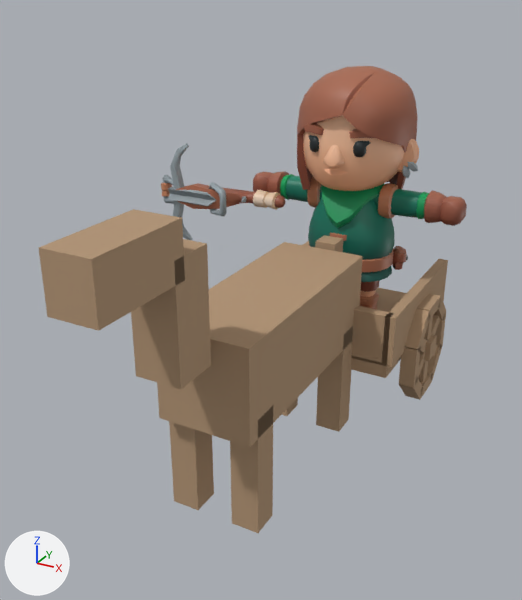
Renders of the glTF model csharp/Unciv.Godot/Packs/units/models/unit/Chariot Archer.glb from each side of a commit.
One viewpoint serves both versions: a 50 mm camera at (0.515, -1.065, 0.791) aimed at (-0.039, -0.057, 0.287). The lights are fixed; the arrows at lower left show +X, +Y and +Z. The picture after the commit comes second. Where no turn or scale is listed for an object, it has been applied to the vertices.

In view in the first picture: '1H_Crossbow', 'HorseMesh', 'Rogue_ArmLeft', 'Rogue_ArmRight', 'Rogue_Body', 'Rogue_Head', 'Rogue_LegLeft'.
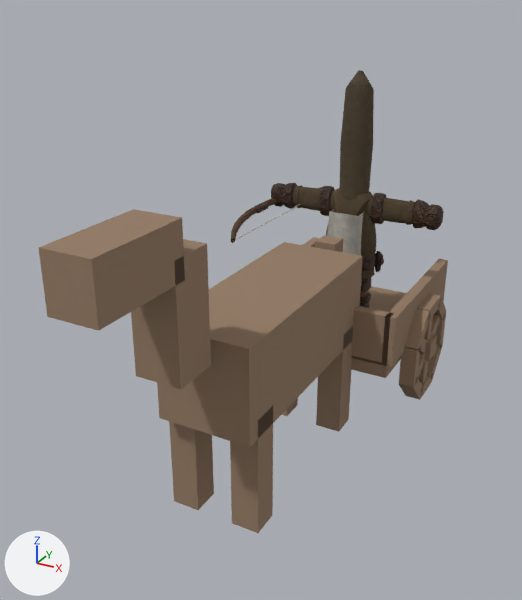
What changed in the scene script:
```text
Change mat_horse:
    mat_horse.base_color: (0.45, 0.3, 0.18) -> (0.3, 0.2, 0.13)  # beige #b39576 -> brown #957c65
Change mat_teamcolor:
    remove # nodes: BsdfPrincipled, OutputMaterial, TexImage
    remove # uses the picture img_rogue_texture
    nodes: BsdfPrincipled, Mix, NormalMap, OutputMaterial, TexImage x2, VertexColor
    uses the picture img_image_4
    uses the picture img_image_5
Add mat_bone:
    mat_bone = bpy.data.materials.new('Bone')
    mat_bone.use_nodes = True; mat_bone.node_tree.nodes.clear()
    _N = mat_bone.node_tree.nodes; _L = mat_bone.node_tree.links
    n0 = _N.new('ShaderNodeBsdfPrincipled'); n0.name = 'Principled BSDF'
    n0.inputs[2].default_value = 0.8  # 'Roughness'
    n1 = _N.new('ShaderNodeOutputMaterial'); n1.name = 'Material Output'
    n2 = _N.new('ShaderNodeVertexColor'); n2.name = 'Color Attribute'
    _L.new(n0.outputs[0], n1.inputs[0])  # 'BSDF' to 'Surface'
    _L.new(n2.outputs[0], n0.inputs[0])  # 'Color' to 'Base Color'
Add mat_leather:
    mat_leather = bpy.data.materials.new('Leather')
    # uses the picture img_image_2
    # uses the picture img_image_3
Add mat_cloth:
    mat_cloth = bpy.data.materials.new('Cloth')
    # uses the picture img_image_8
    # uses the picture img_image_9
Add mat_dark:
    mat_dark = bpy.data.materials.new('Dark')
    mat_dark.use_nodes = True; mat_dark.node_tree.nodes.clear()
    _N = mat_dark.node_tree.nodes; _L = mat_dark.node_tree.links
    n0 = _N.new('ShaderNodeBsdfPrincipled'); n0.name = 'Principled BSDF'
    n0.inputs[2].default_value = 0.45  # 'Roughness'
    n1 = _N.new('ShaderNodeOutputMaterial'); n1.name = 'Material Output'
    n2 = _N.new('ShaderNodeVertexColor'); n2.name = 'Color Attribute'
    _L.new(n0.outputs[0], n1.inputs[0])  # 'BSDF' to 'Surface'
    _L.new(n2.outputs[0], n0.inputs[0])  # 'Color' to 'Base Color'
Add mat_wool:
    mat_wool = bpy.data.materials.new('Wool')
    # uses the picture img_image_6
    # uses the picture img_image_7
Add mat_skin:
    mat_skin = bpy.data.materials.new('Skin')
    # uses the picture img_image_0
    # uses the picture img_image_1
Remove ob_rogue_armleft:
    ob_rogue_armleft = bpy.data.objects.new('Rogue_ArmLeft', me_cube_199)
Remove ob_rogue_armright:
    ob_rogue_armright = bpy.data.objects.new('Rogue_ArmRight', me_cube_202)
Remove ob_rogue_body:
    ob_rogue_body = bpy.data.objects.new('Rogue_Body', me_prototypepete_body_025)
Remove ob_rogue_head:
    ob_rogue_head = bpy.data.objects.new('Rogue_Head', me_cube_210)
Remove ob_rogue_legleft:
    ob_rogue_legleft = bpy.data.objects.new('Rogue_LegLeft', me_cube_194)
Change ob_1h_crossbow:
    ob_1h_crossbow: bpy.data.objects.new('1H_Crossbow', me_cube_015) -> bpy.data.objects.new('1H_Crossbow', None)
    ob_1h_crossbow.location: (-0.178, 0.166, 0.39) -> (-0.144, 0.177, 0.373)
    ob_1h_crossbow.scale: (0.229, 0.229, 0.229) -> (0.213, 0.213, 0.213)
Add ob_bow:
    ob_bow = bpy.data.objects.new('Bow', me_mesh_bow)  # 90 vertices, 168 faces; spans x -0.036..0.035, y -0.204..0.204, z -0.007..0.007
    ob_bow.location = (-0.144, 0.177, 0.373)
Add ob_warrior:
    ob_warrior = bpy.data.objects.new('Warrior', me_mesh_skinned)  # 2574 vertices, 4783 faces; spans x -0.181..0.181, y -0.056..0.07, z 0.0..0.491
    ob_warrior.location = (0.0, 0.25, 0.15)
```

Changed parts and their boxes (x1, y1, x2, y2) in the pictures (522 x 600 px):
'HorseMesh', recoloured (beige to brown)
    both: (39, 209, 448, 533)
'Rogue_Head', deleted (brown)
    before: (297, 66, 419, 191)
'Warrior', added (brown)
    after: (271, 70, 444, 308)
'Rogue_Body', deleted (green)
    before: (308, 184, 408, 282)
'1H_Crossbow', no longer drawn
    before: (161, 143, 285, 240)
'Rogue_ArmLeft', deleted
    before: (372, 183, 467, 226)
'Rogue_ArmRight', deleted
    before: (253, 171, 322, 207)
'Bow', added
    after: (231, 187, 322, 243)
'Rogue_LegLeft', deleted (brown)
    before: (360, 281, 379, 310)
